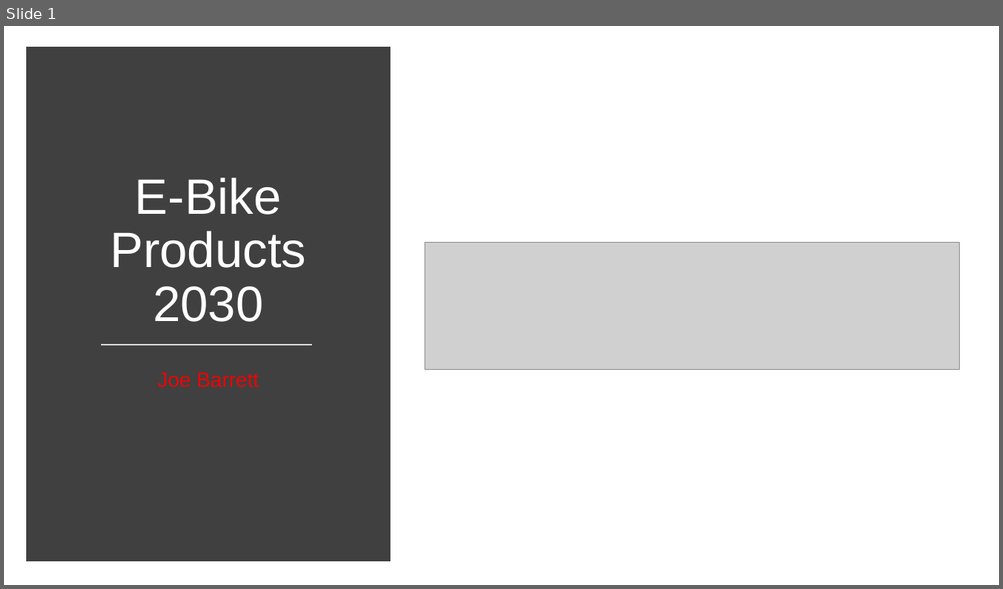
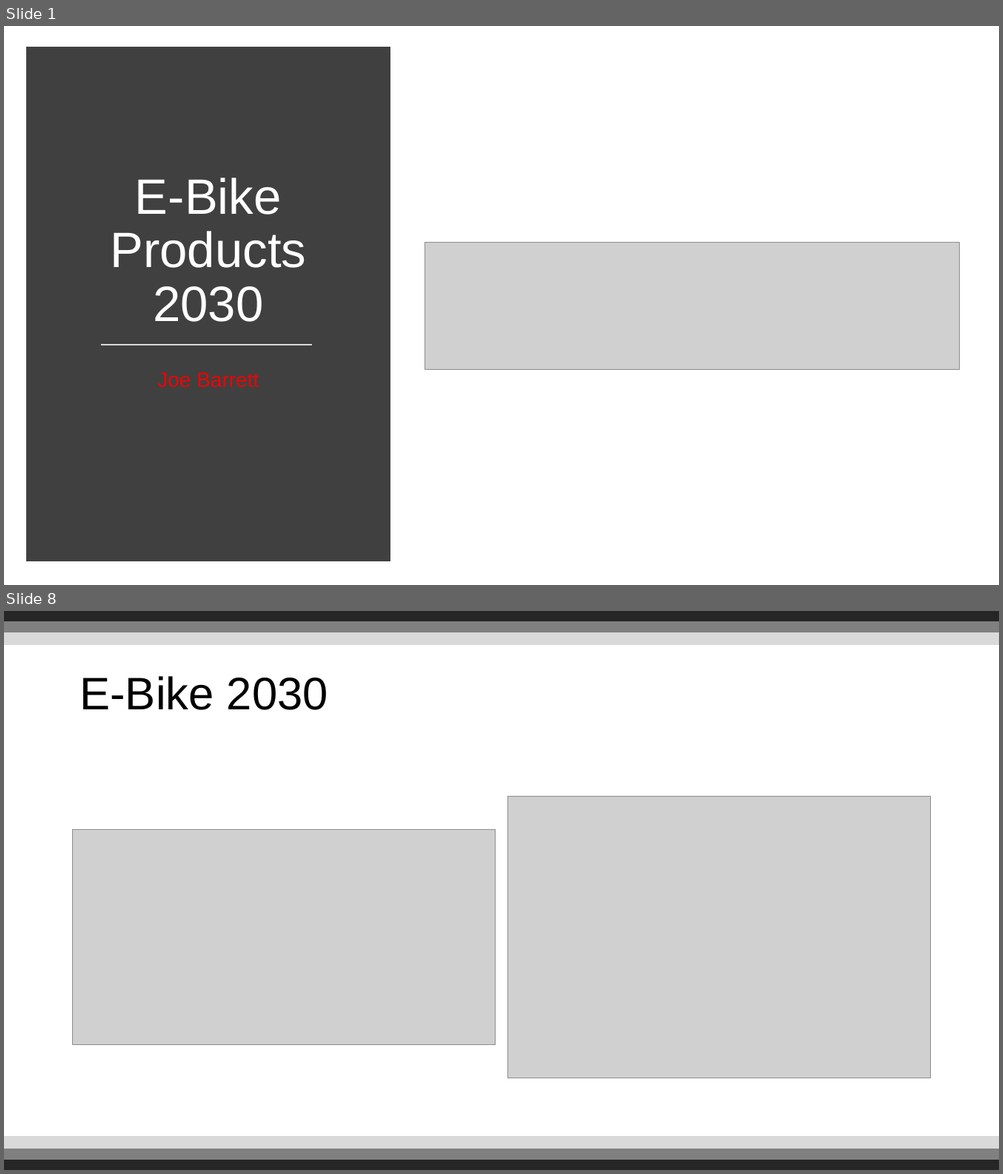
Before and after one commit to Reignable/Employment-Docs, a slide deck: companies/Bosch/presentation/Presentation.pptx. Shown one above the other, each under a label of ours: slide 1 before the commit, slides 1 and 8 after it; the slides between them are not shown. The pictures are 1003x589 and 1003x1174 pixels, drawn with LibreOffice and Linux fonts; fonts in the diff are those of the drawing; grey boxes stand for pictures; background and template pictures are left out. Boxes give left, top, right and bottom in pixels: in the first picture for what was removed or moved away, otherwise in the second. Text is boxed around its words. In the diff, an @@ line names an element or a change of style, - is before the commit and + after.

```diff
--- a/companies/Bosch/presentation/Presentation.pptx
+++ b/companies/Bosch/presentation/Presentation.pptx
@@ slide 8 added at (x1=4, y1=611, x2=999, y2=1170), background #FFFFFF @@
@@ rectangle added at (x1=4, y1=611, x2=999, y2=622), fill #262626, outline #262626 1 pt @@
@@ rectangle added at (x1=4, y1=622, x2=999, y2=633), fill #808080, outline #808080 1 pt @@
@@ rectangle added at (x1=4, y1=633, x2=999, y2=644), fill #D9D9D9, outline #D9D9D9 1 pt @@
@@ title added at (x1=79, y1=676, x2=328, y2=710), 44 pt, text #000000 @@
+E-Bike 2030
@@ picture added at (x1=508, y1=797, x2=930, y2=1079) @@
@@ picture added at (x1=73, y1=829, x2=495, y2=1045) @@
@@ rectangle added at (x1=4, y1=1137, x2=999, y2=1148), fill #D9D9D9, outline #D9D9D9 1 pt @@
@@ rectangle added at (x1=4, y1=1159, x2=999, y2=1170), fill #262626, outline #262626 1 pt @@
@@ rectangle added at (x1=4, y1=1148, x2=999, y2=1159), fill #808080, outline #808080 1 pt @@
```
Also in this commit, not shown: 6 slides changed, 1 other slide added, 1 slide removed, 1 other file.
